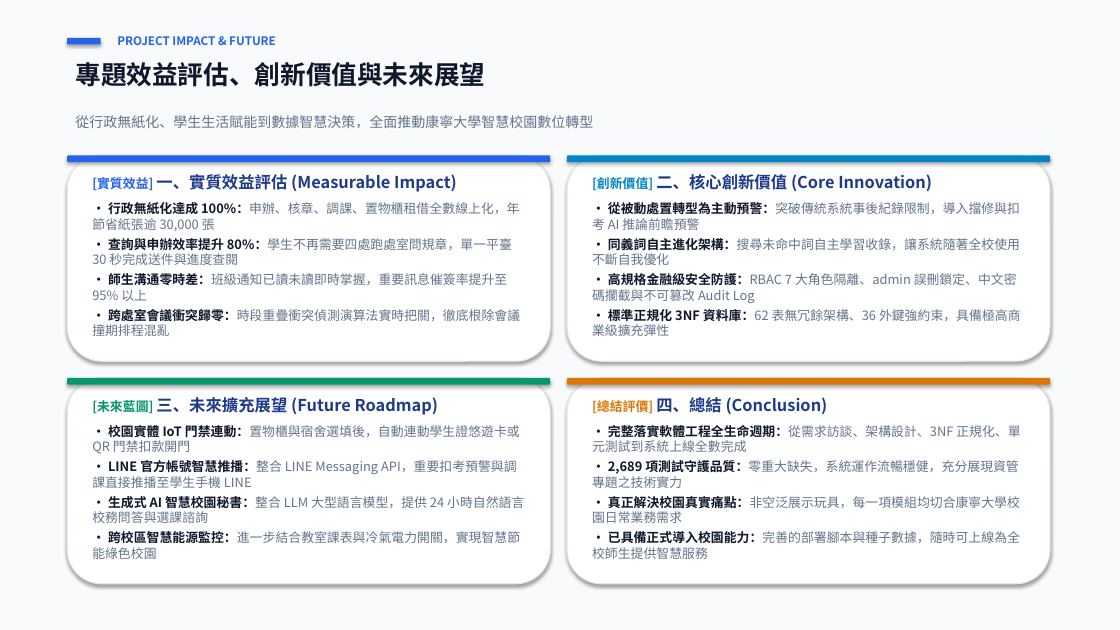
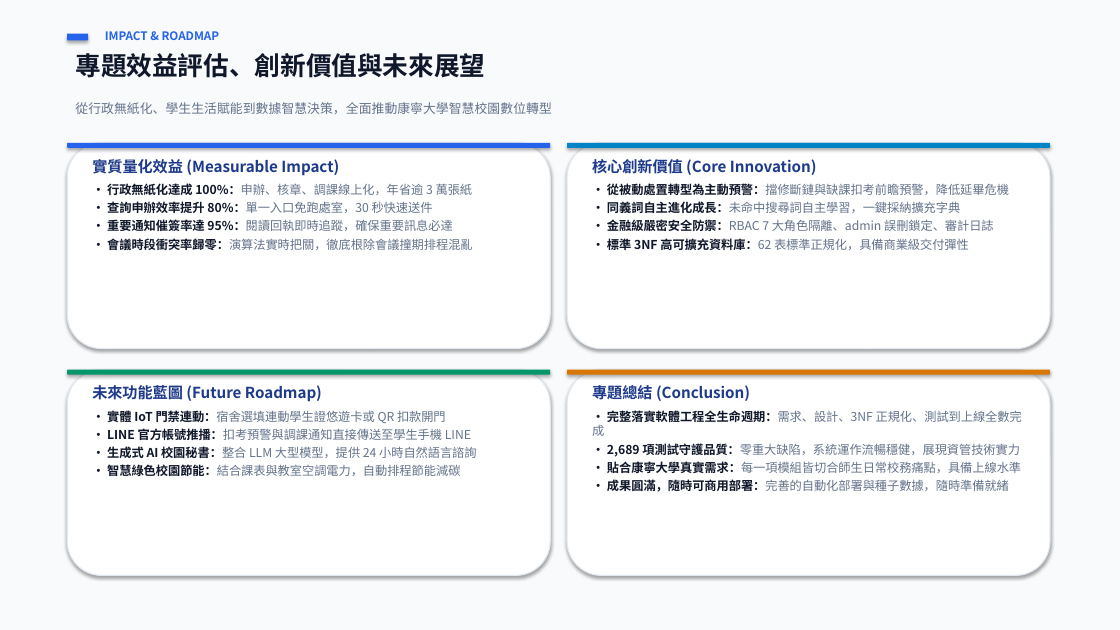
Before and after one commit to 111534121/smart-ukn, a slide deck: slide 15 of 校園智慧服務平台_專題成果簡報.pptx. Drawn at 1120x630 pixels with LibreOffice and Linux fonts; fonts in the diff are those of the drawing. Boxes give left, top, right and bottom in pixels: in the first picture for what was removed or moved away, otherwise in the second. Text is boxed around its words. In the diff, an @@ line names an element or a change of style, - is before the commit and + after.

Commit message:
docs: 優化專題成果簡報為極簡大圖版 (精簡字數、大面積功能截圖展示區、保留完整講稿)

```diff
--- a/校園智慧服務平台_專題成果簡報.pptx
+++ b/校園智慧服務平台_專題成果簡報.pptx
@@ rectangle: place and size @@
-rectangle at box(67, 38, 101, 45)
+rectangle at box(67, 34, 88, 40)
@@ text at box(105, 31, 220, 40): text changed @@
-PROJECT IMPACT & FUTURE
+IMPACT & ROADMAP
@@ text "從行政無紙化、學生生活賦能到數據智慧決策，全面推動康寧大學智慧校園數位轉型": place and size @@
-text "從行政無紙化、學生生活賦能到數據智慧決策，全面推動康寧大學智慧校園數位轉型" at box(75, 115, 593, 128)
+text "從行政無紙化、學生生活賦能到數據智慧決策，全面推動康寧大學智慧校園數位轉型" at box(75, 102, 551, 114)
@@ text "從行政無紙化、學生生活賦能到數據智慧決策，全面推動康寧大學智慧校園數位轉型" at box(75, 102, 551, 114): size 12 to 11 pt @@
@@ 8 rounded rectangles, 1 text: place and size @@
-8 rounded rectangles, 1 text at box(67, 62, 1050, 584)
+8 rounded rectangles, 1 text at box(67, 53, 1050, 576)
@@ text at box(92, 159, 473, 250): text changed; size 11 to 10.5 pt; bold on @@
-[實質效益] 一、實質效益評估 (Measurable Impact)
-• 行政無紙化達成 100%：申辦、核章、調課、置物櫃租借全數線上化，年節省紙張逾 30,000 張
-• 查詢與申辦效率提升 80%：學生不再需要四處跑處室問規章，單一平臺 30 秒完成送件與進度查閱
-• 師生溝通零時差：班級通知已讀未讀即時掌握，重要訊息催簽率提升至 95% 以上
-• 跨處室會議衝突歸零：時段重疊衝突偵測演算法實時把關，徹底根除會議撞期排程混亂
+實質量化效益 (Measurable Impact)
+• 行政無紙化達成 100%：申辦、核章、調課線上化，年省逾 3 萬張紙
+• 查詢申辦效率提升 80%：單一入口免跑處室，30 秒快速送件
+• 重要通知催簽率達 95%：閱讀回執即時追蹤，確保重要訊息必達
+• 會議時段衝突率歸零：演算法實時把關，徹底根除會議撞期排程混亂
@@ text at box(592, 159, 1009, 253): text changed; size 11 to 10.5 pt @@
-[創新價值] 二、核心創新價值 (Core Innovation)
-• 從被動處置轉型為主動預警：突破傳統系統事後紀錄限制，導入擋修與扣考 AI 推論前瞻預警
-• 同義詞自主進化架構：搜尋未命中詞自主學習收錄，讓系統隨著全校使用不斷自我優化
-• 高規格金融級安全防護：RBAC 7 大角色隔離、admin 誤刪鎖定、中文密碼攔截與不可篡改 Audit Log
-• 標準正規化 3NF 資料庫：62 表無冗餘架構、36 外鍵強約束，具備極高商業級擴充彈性
+核心創新價值 (Core Innovation)
+• 從被動處置轉型為主動預警：擋修斷鏈與缺課扣考前瞻預警，降低延畢危機
+• 同義詞自主進化成長：未命中搜尋詞自主學習，一鍵採納擴充字典
+• 金融級嚴密安全防禦：RBAC 7 大角色隔離、admin 誤刪鎖定、審計日誌
+• 標準 3NF 高可擴充資料庫：62 表標準正規化，具備商業級交付彈性
@@ text at box(92, 385, 476, 476): text changed; size 11 to 10.5 pt @@
-[未來藍圖] 三、未來擴充展望 (Future Roadmap)
-• 校園實體 IoT 門禁連動：置物櫃與宿舍選填後，自動連動學生證悠遊卡或 QR 門禁扣款開門
-• LINE 官方帳號智慧推播：整合 LINE Messaging API，重要扣考預警與調課直接推播至學生手機 LINE
-• 生成式 AI 智慧校園秘書：整合 LLM 大型語言模型，提供 24 小時自然語言校務問答與選課諮詢
-• 跨校區智慧能源監控：進一步結合教室課表與冷氣電力開關，實現智慧節能綠色校園
+未來功能藍圖 (Future Roadmap)
+• 實體 IoT 門禁連動：宿舍選填連動學生證悠遊卡或 QR 扣款開門
+• LINE 官方帳號推播：扣考預警與調課通知直接傳送至學生手機 LINE
+• 生成式 AI 校園秘書：整合 LLM 大型模型，提供 24 小時自然語言諮詢
+• 智慧綠色校園節能：結合課表與教室空調電力，自動排程節能減碳
@@ text at box(592, 383, 1022, 492): text changed; size 11 to 10.5 pt @@
-[總結評價] 四、總結 (Conclusion)
-• 完整落實軟體工程全生命週期：從需求訪談、架構設計、3NF 正規化、單元測試到系統上線全數完成
-• 2,689 項測試守護品質：零重大缺失，系統運作流暢穩健，充分展現資管專題之技術實力
-• 真正解決校園真實痛點：非空泛展示玩具，每一項模組均切合康寧大學校園日常業務需求
-• 已具備正式導入校園能力：完善的部署腳本與種子數據，隨時可上線為全校師生提供智慧服務
+專題總結 (Conclusion)
+• 完整落實軟體工程全生命週期：需求、設計、3NF 正規化、測試到上線全數完成
+• 2,689 項測試守護品質：零重大缺陷，系統運作流暢穩健，展現資管技術實力
+• 貼合康寧大學真實需求：每一項模組皆切合師生日常校務痛點，具備上線水準
+• 成果圓滿，隨時可商用部署：完善的自動化部署與種子數據，隨時準備就緒
```
Also in this commit, not shown: 15 other slides changed, 1 other file.
